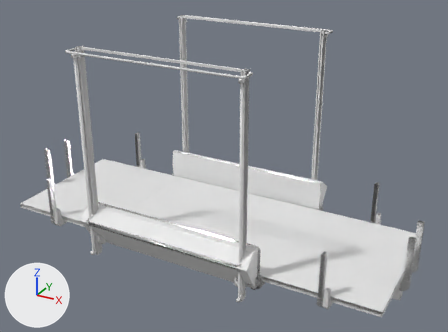
One commit to the FBX model two_story_flatbed/meshes/trucks/tuning/triple.fbx: the scene before it, then after it.
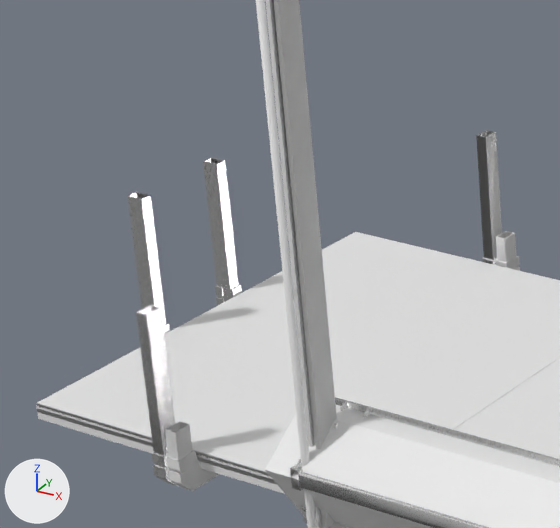
The first picture shows the older version from a 50 mm lens placed at (0.0388, -0.0941, 0.0628), pointed at (-0.0128, -0.0004, 0.016). The close-ups show both versions on the part from 2% to 35% of the width and 30% to 71% of the height of that picture; other places that the commit changed are outside them. Every picture has the same lights, and +X, +Y and +Z are marked at lower left. Where no turn or scale is listed for an object, it has been applied to the vertices. Vertices at the same position are counted once.

Names of what the first close-up shows: 'cdt_Body.001', 'cdt_Lift.001', 'lift2.002', 'main2.002'.
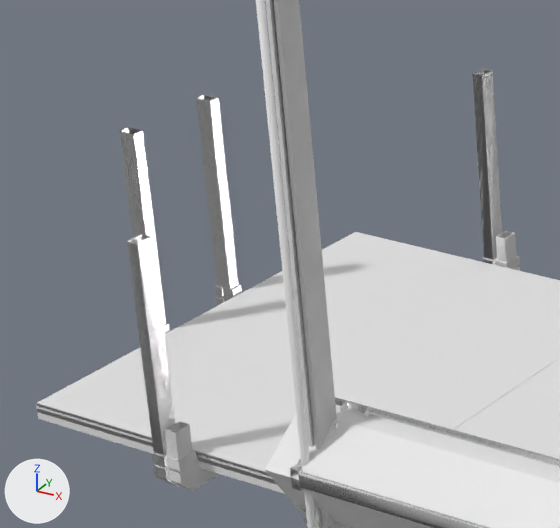
Boxes (x1, y1, x2, y2) around the edits, measured in the close-ups (560 x 528 px; the box of a moved part takes in the faces that stretch with it):
'cdt_Lift.001', reshaped: before (44, 131, 560, 528); after (44, 69, 560, 528)
'lift2.002', reshaped: before (41, 130, 560, 528); after (41, 69, 560, 528)
part 1 of me_cube_002, moved or reshaped: before (128, 130, 496, 455); after (119, 69, 495, 453)
part 2 of me_cube_005, moved or reshaped: before (128, 131, 502, 455); after (120, 69, 502, 455)

The change, as a list of edits to the scene's bpy script:
```text
Change me_cube_002:
    where me_cube_002.from_pydata(...)  # 2132 vertices, 1668 faces; spans x -0.0555..0.0241, y -0.0181..0.0179, z 0.0012..0.0118
    used by ob_lift2_002; location = (0.0, 0.0, 0.0003)
    me_cube_002 part 1: all 32 vertices in x -0.0554..-0.0433, y -0.015..0.0148, z 0.0117..0.0118 are moved by (0.0, 0.0, 0.0039)
Change me_cube_005:
    where me_cube_005.from_pydata(...)  # 664 vertices, 450 faces; spans x -0.0554..0.024, y -0.0181..0.0179, z 0.0015..0.0118
    used by ob_cdt_lift_001; location = (0.0, 0.0, 0.0003)
    me_cube_005 part 2: all 32 vertices in x -0.0554..-0.0433, y -0.015..0.0148, z 0.0117..0.0118 are moved by (0.0, 0.0, 0.0039)
```
